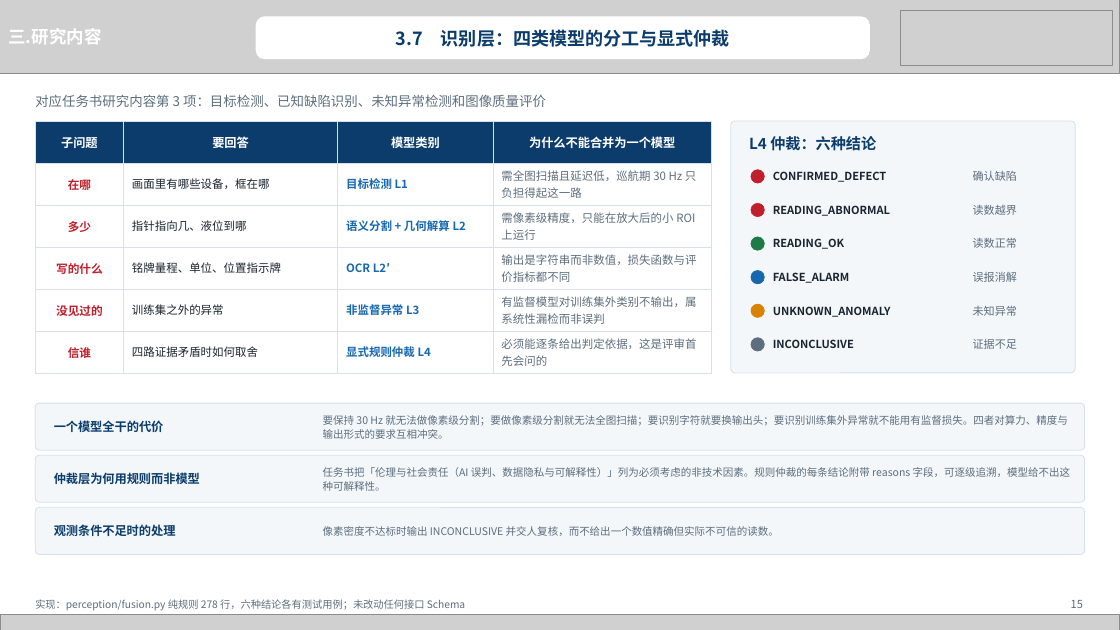
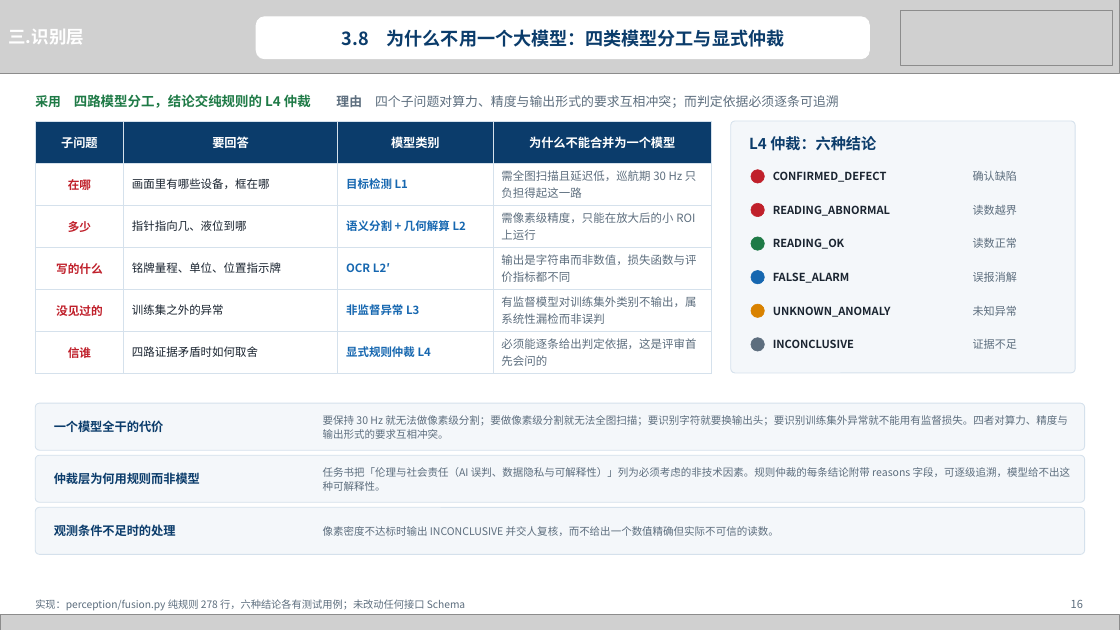
Before and after one commit to heizitalk666/2026summer, a slide deck: slide 16 of deliverables/中期答辩.pptx (slide 15 before the commit). Drawn at 1120x630 pixels with LibreOffice and Linux fonts; fonts in the diff are those of the drawing; grey boxes stand for pictures. Boxes give left, top, right and bottom in pixels: in the first picture for what was removed or moved away, otherwise in the second. Text is boxed around its words. In the diff, an @@ line names an element or a change of style, - is before the commit and + after.

```diff
--- a/deliverables/中期答辩.pptx
+++ b/deliverables/中期答辩.pptx
@@ text at (8, 29, 84, 44): text changed @@
-三.研究内容
+三.识别层
@@ text at (341, 29, 785, 47): text changed @@
-3.7 识别层：四类模型的分工与显式仲裁
+3.8 为什么不用一个大模型：四类模型分工与显式仲裁
@@ text at (35, 94, 839, 108): text changed; size 11.5 to 11 pt @@
-对应任务书研究内容第 3 项：目标检测、已知缺陷识别、未知异常检测和图像质量评价
+采用 四路模型分工，结论交纯规则的 L4 仲裁 理由 四个子问题对算力、精度与输出形式的要求互相冲突；而判定依据必须逐条可追溯
@@ text at (1071, 600, 1083, 608): text changed @@
-15
+16
```
Also in this commit, not shown: 17 other slides changed, 1 slide added, 4 other files.
